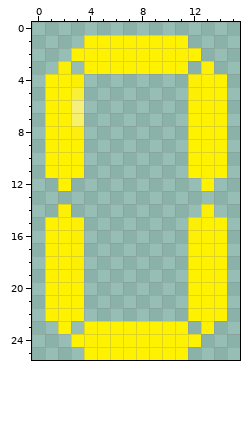
File history of a pixel-art sprite, src/images/0num.png. The picture above is the old version.
The file is 16x26 pixels. Pixels under 10% opacity are left out. Colours within 5 levels of each other are drawn and written as one.
After the commit:
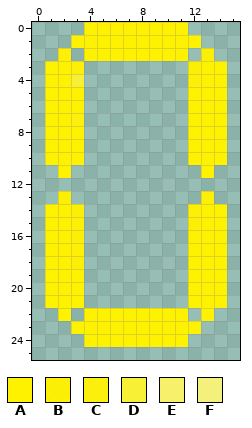
Palette (. is transparent): A #fff200  B #fff002f9  C #fff00af9  D #fcf231f7  E #f9f268f9  F #f7f27af7
Diff:
{"y":0,"x":4,"old":"........","new":"AAAAAAAA"}
{"y":1,"x":3,"old":".","new":"A"}
{"y":1,"x":12,"old":".","new":"A"}
{"y":2,"x":2,"old":".A","new":"B."}
{"y":2,"x":12,"old":"A.","new":".B"}
{"y":3,"x":1,"old":".B.AAAAAAAA.B.","new":"AAB........BAA"}
{"y":4,"x":3,"old":"B","new":"D"}
{"y":5,"x":3,"old":"D","new":"A"}
{"y":5,"x":12,"old":"B","new":"A"}
{"y":6,"x":3,"old":"F","new":"A"}
{"y":7,"x":3,"old":"E","new":"C"}
{"y":8,"x":3,"old":"C","new":"A"}
{"y":11,"x":1,"old":"A","new":"."}
{"y":11,"x":3,"old":"A","new":"."}
{"y":11,"x":12,"old":"A","new":"."}
{"y":11,"x":14,"old":"A","new":"."}
{"y":12,"x":2,"old":"A","new":"."}
{"y":12,"x":13,"old":"A","new":"."}
{"y":13,"x":2,"old":".","new":"B"}
{"y":13,"x":13,"old":".","new":"B"}
{"y":14,"x":1,"old":".B.","new":"AAB"}
{"y":14,"x":12,"old":".B.","new":"BAA"}
{"y":16,"x":12,"old":"B","new":"A"}
{"y":19,"x":3,"old":"B","new":"A"}
{"y":22,"x":1,"old":"A","new":"."}
{"y":22,"x":3,"old":"A........A","new":".AAAAAAAA."}
{"y":22,"x":14,"old":"A","new":"."}
{"y":23,"x":2,"old":"A.","new":".A"}
{"y":23,"x":12,"old":".A","new":"A."}
{"y":24,"x":3,"old":"A","new":"."}
{"y":24,"x":12,"old":"A","new":"."}
{"y":25,"x":4,"old":"AAAAAAAA","new":"........"}
{"label":"changed","picture_box":[45,22,227,243]}
{"label":"changed","picture_box":[45,269,227,360]}
